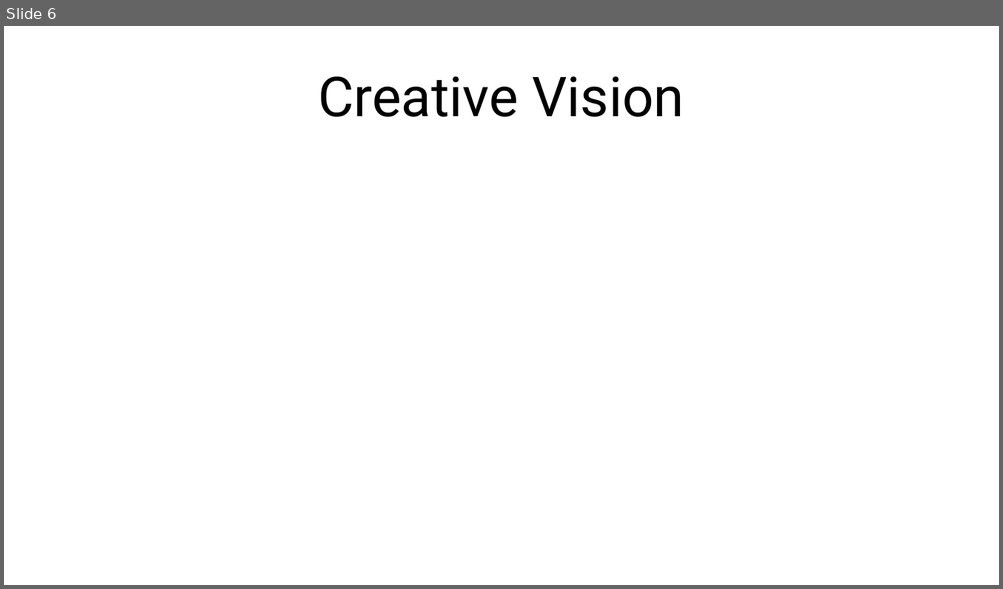
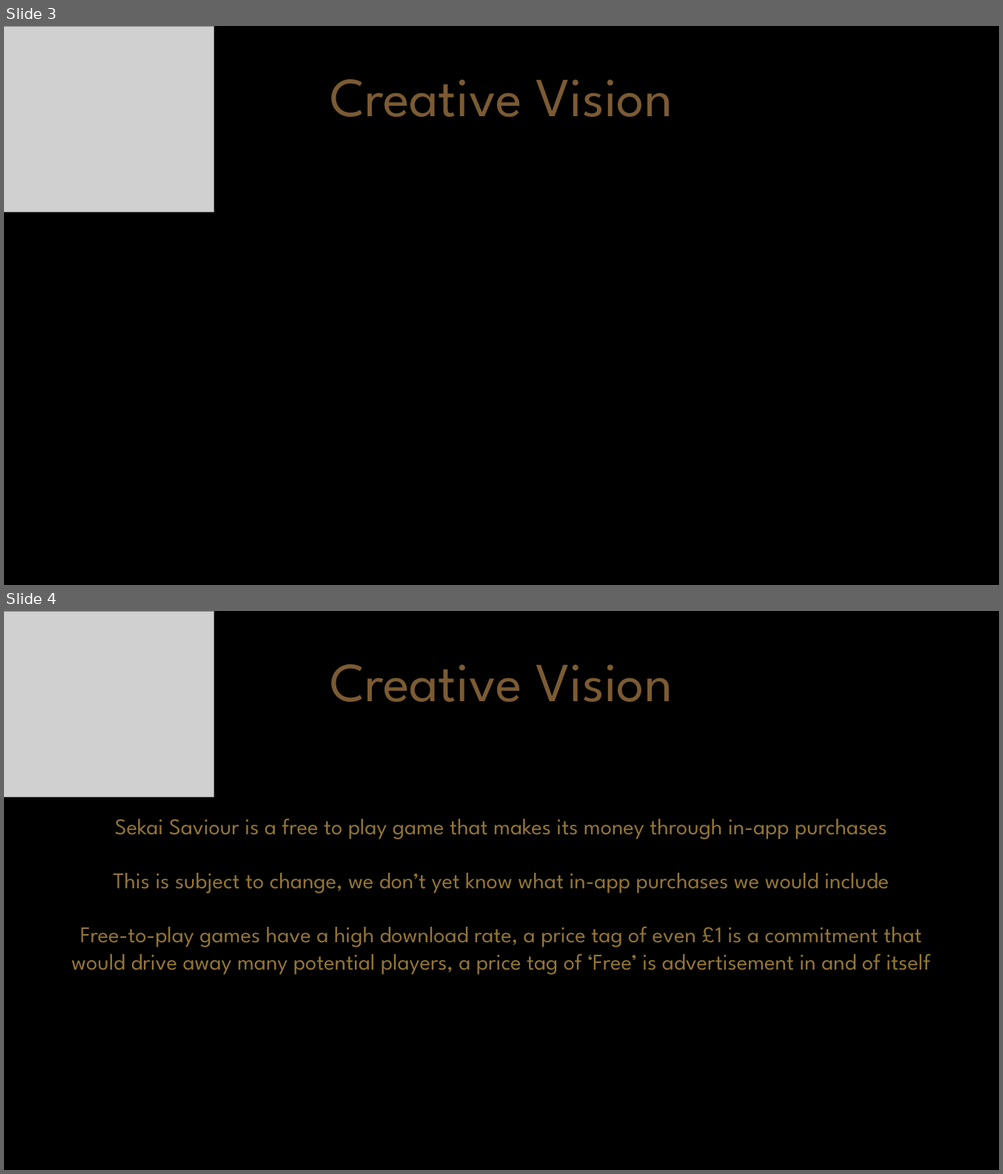
Before and after one commit to ZeusOfTheCrows/comp150-game, a slide deck: Investment Pitch Resources/Slide Deck.pptx. Shown one above the other, each under a label of ours: slide 6 before the commit, slides 3 and 4 after it. The pictures are 1003x589 and 1003x1174 pixels, drawn with LibreOffice and Linux fonts; fonts in the diff are those of the drawing; grey boxes stand for pictures. Boxes give left, top, right and bottom in pixels: in the first picture for what was removed or moved away, otherwise in the second. Text is boxed around its words. In the diff, an @@ line names an element or a change of style, - is before the commit and + after.

Commit message:
Updated powerpoint with visual styles, added Samurai.png

```diff
--- a/Investment Pitch Resources/Slide Deck.pptx
+++ b/Investment Pitch Resources/Slide Deck.pptx
@@ slide 4 added at (x1=4, y1=611, x2=999, y2=1170), background #000000 @@
@@ picture added at (x1=4, y1=611, x2=214, y2=797) @@
@@ text added at (x1=330, y1=664, x2=671, y2=702), 44 pt, text #7C5B33 @@
+Creative Vision
@@ text added at (x1=71, y1=818, x2=930, y2=975), 18 pt, text #937535 @@
+Sekai Saviour is a free to play game that makes its money through in-app purchases
+This is subject to change, we don’t yet know what in-app purchases we would include
+Free-to-play games have a high download rate, a price tag of even £1 is a commitment that would drive away many potential players, a price tag of ‘Free’ is advertisement in and of itself
@@ what was slide 6 is now slide 3 @@
@@ slide 3 changed as well @@
@@ background #FFFFFF to #000000 @@
@@ picture added at (x1=4, y1=26, x2=214, y2=212) @@
@@ text "Creative Vision" at (x1=330, y1=79, x2=671, y2=117): font Roboto to League Spartan, text colour #000000 to #7C5B33 @@
```
Also in this commit, not shown: 14 other slides changed, 5 other slides added, 6 slides removed, 1 other file.
